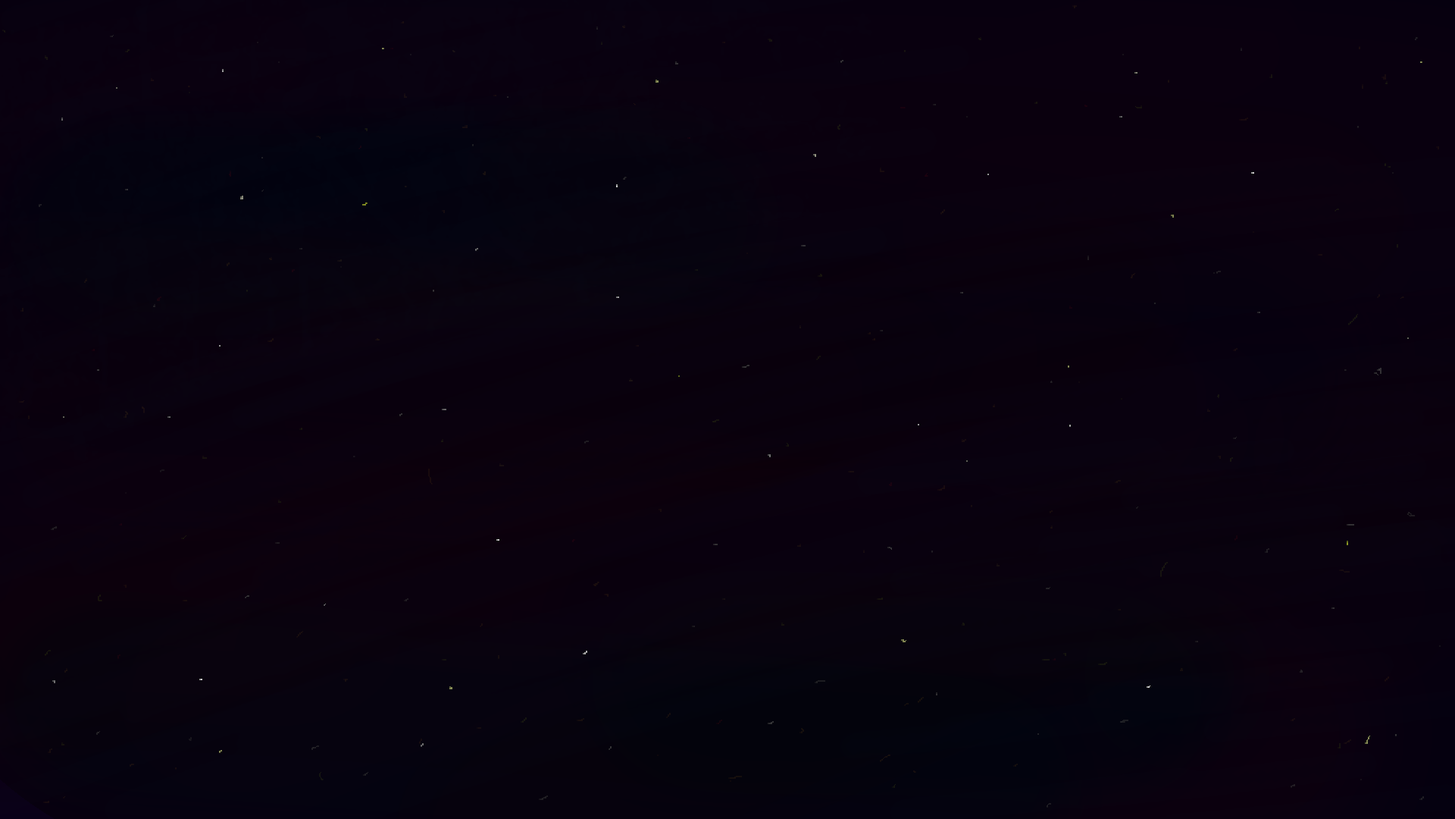
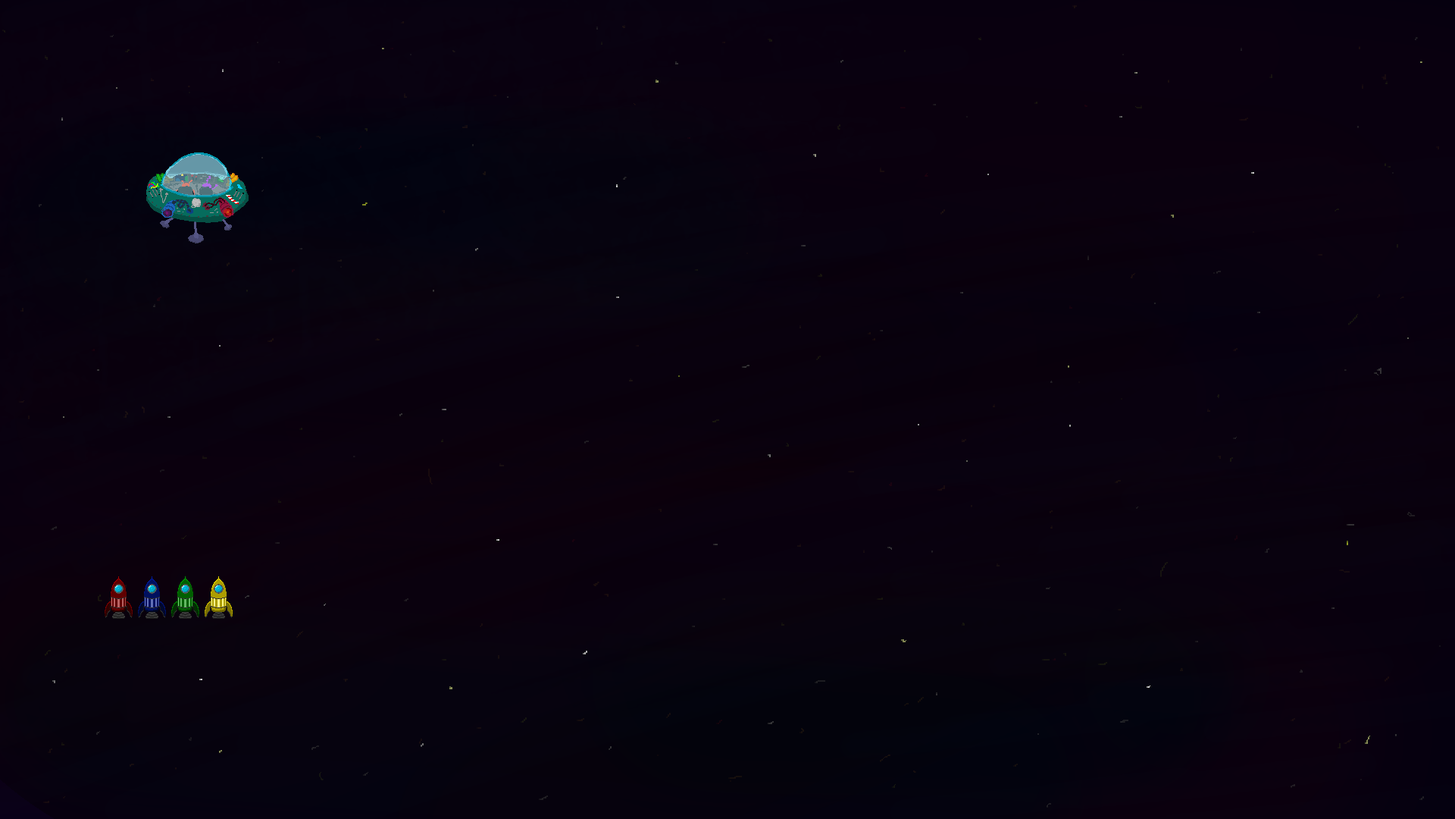
Layer changes from the first 1455 x 819 image to the second:
moved "spacecraft" above "rocket", painted on it over [146, 152, 249, 244]
added layer "rocket" above "guides" over [104, 576, 233, 619]
hid "guides", opacity 34% → 10%, painted on it over [104, 152, 249, 619]
moved "bg" above "white" over [104, 152, 249, 619]
